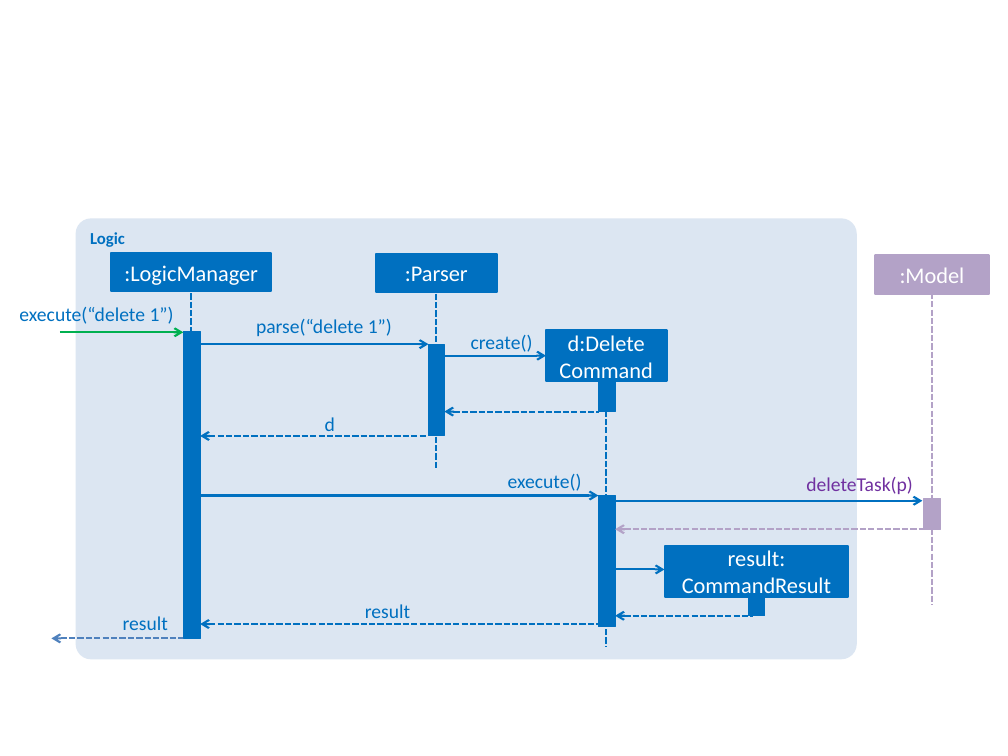
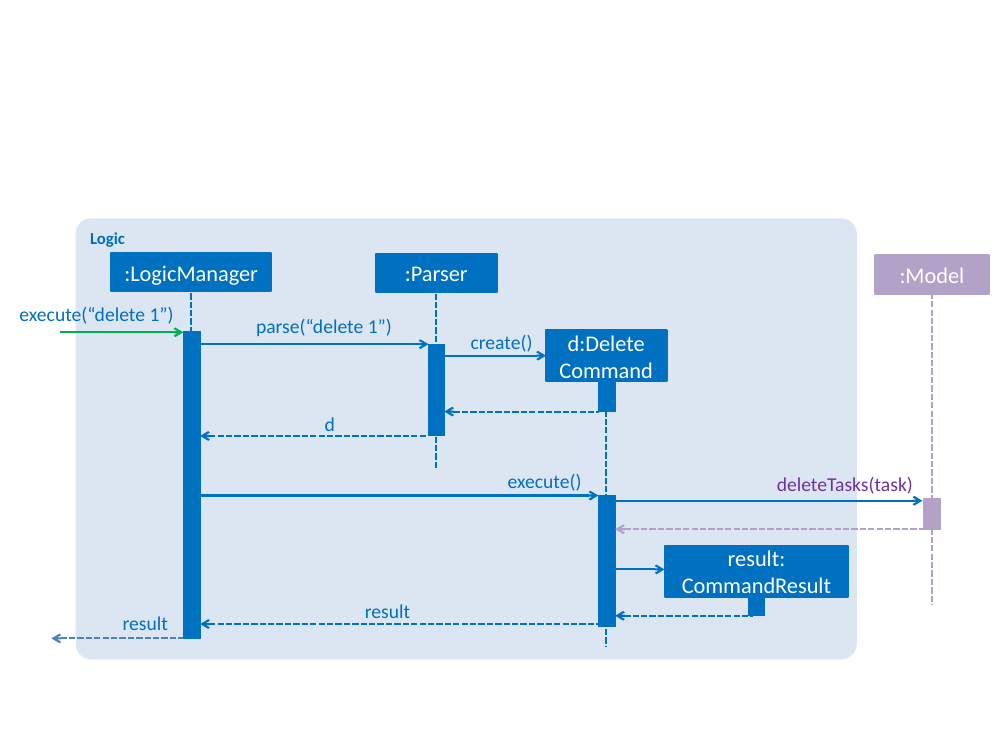
Before and after one commit to CS2103AUG2016-W11-C2/main, a slide deck: slide 6 of docs/diagrams/Diagrams.pptx. Drawn at 1008x756 pixels with LibreOffice and Linux fonts; fonts in the diff are those of the drawing. Boxes give left, top, right and bottom in pixels: in the first picture for what was removed or moved away, otherwise in the second. Text is boxed around its words. In the diff, an @@ line names an element or a change of style, - is before the commit and + after.

```diff
--- a/docs/diagrams/Diagrams.pptx
+++ b/docs/diagrams/Diagrams.pptx
@@ text at (777, 477, 913, 494): text changed @@
-deleteTask(p)
+deleteTasks(task)
```
Also in this commit, not shown: 8 other slides changed, 2 slides added, 1 slide removed, 1 other file.
